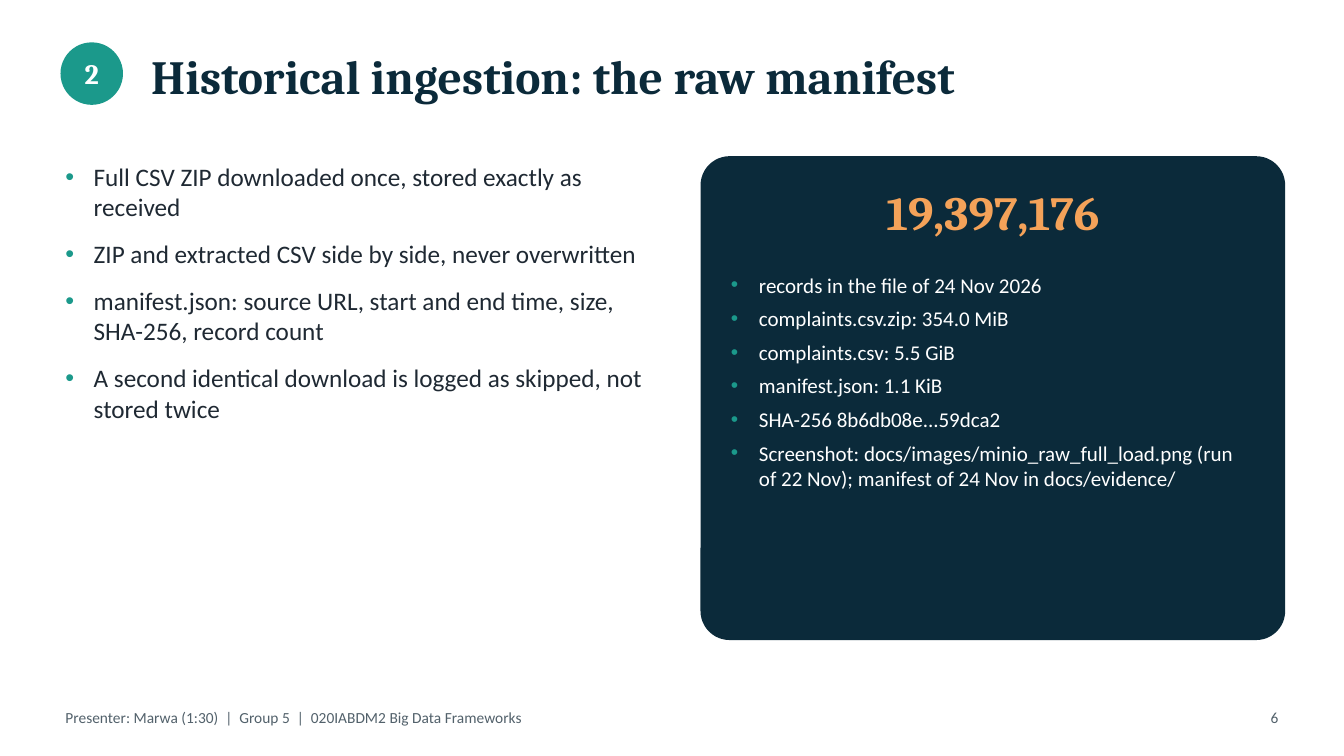
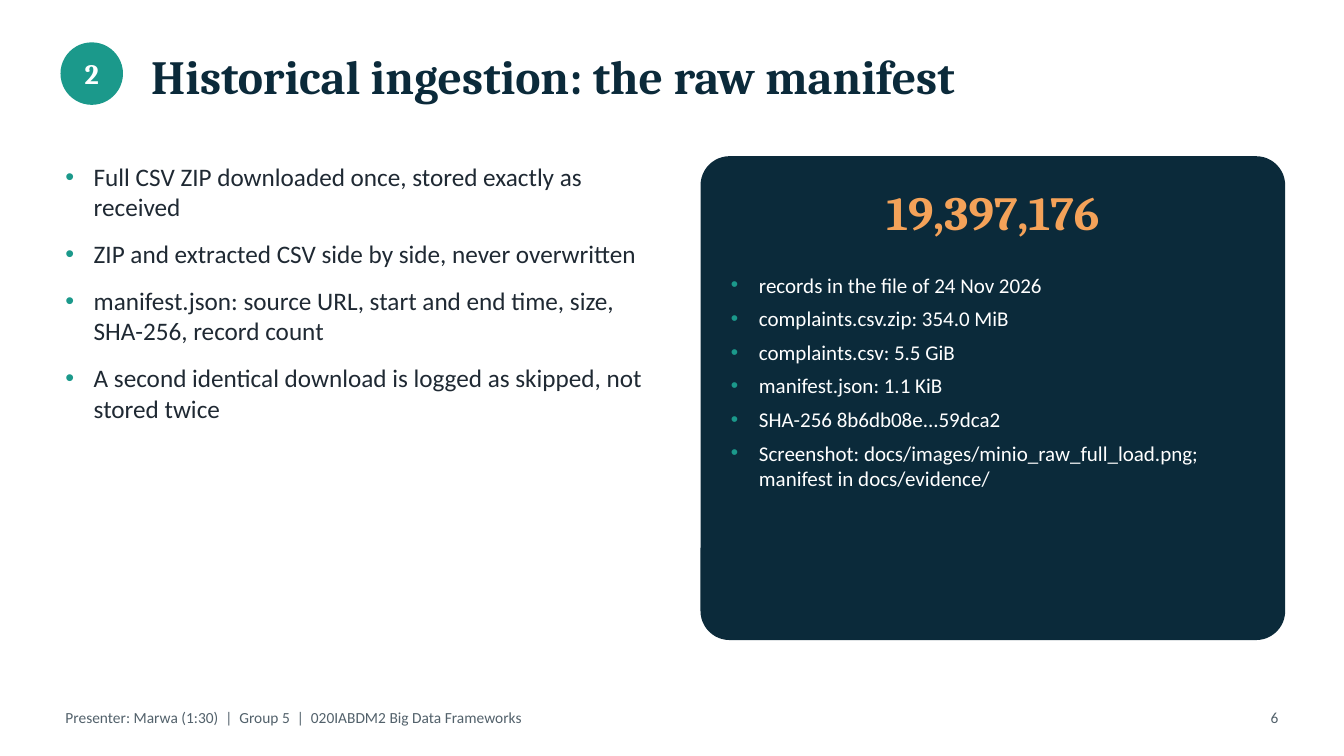
Before and after one commit to Joseph-Nasr-USJ/cfpb-money-transfers-platform, a slide deck: slide 6 of docs/presentation/slides_draft.pptx. Drawn at 1344x756 pixels with LibreOffice and Linux fonts; fonts in the diff are those of the drawing. Boxes give left, top, right and bottom in pixels: in the first picture for what was removed or moved away, otherwise in the second. Text is boxed around its words. In the diff, an @@ line names an element or a change of style, - is before the commit and + after.

Commit message:
Retake the MinIO and mongosh screenshots for the full run of 24 November

```diff
--- a/docs/presentation/slides_draft.pptx
+++ b/docs/presentation/slides_draft.pptx
@@ text at (759, 446, 1198, 487): text changed @@
-• Screenshot: docs/images/minio_raw_full_load.png (run of 22 Nov); manifest of 24 Nov in docs/evidence/
+• Screenshot: docs/images/minio_raw_full_load.png; manifest in docs/evidence/
```
Also in this commit, not shown: 1 other slide changed, 9 other files.
